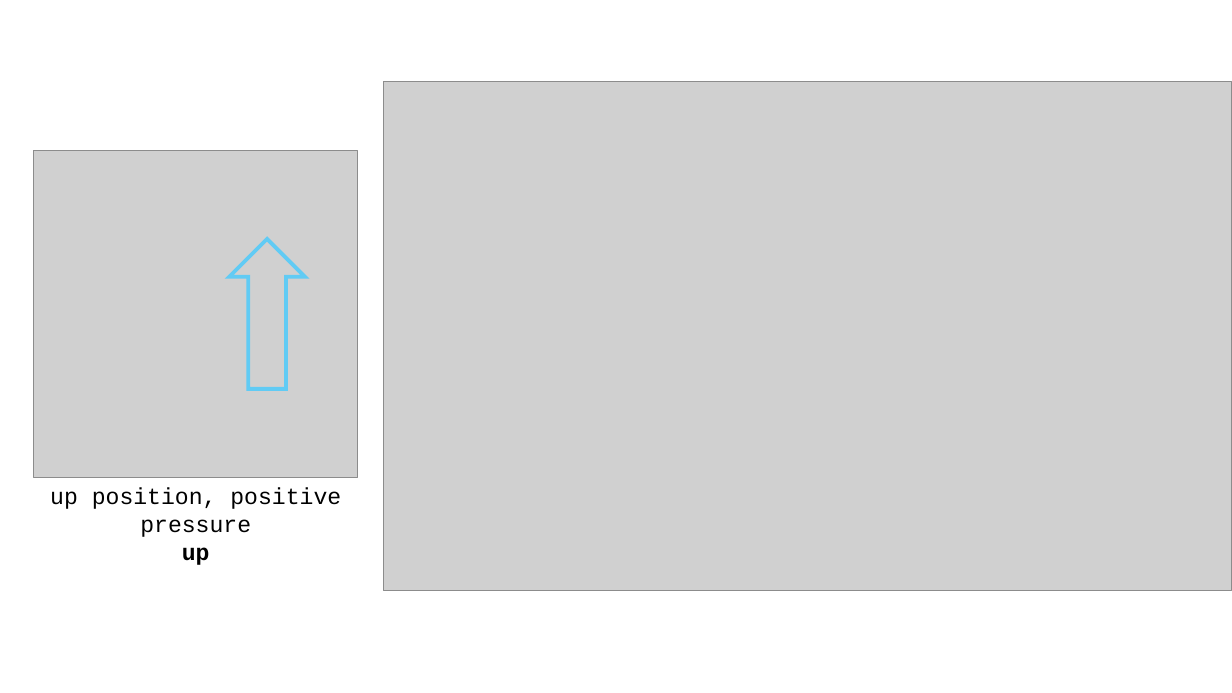
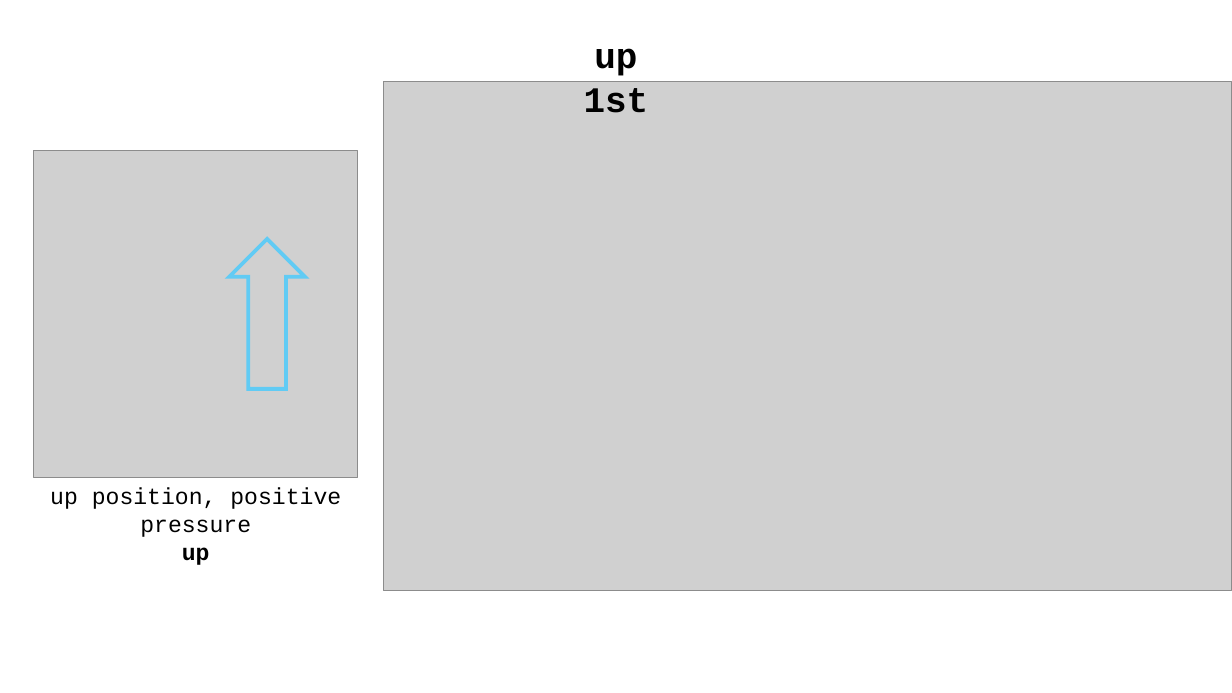
Before and after one commit to OJS56/SoftGripper, a slide deck: slide 8 of Soft_Finger_0731.pptx. Drawn at 1232x693 pixels with LibreOffice and Linux fonts; fonts in the diff are those of the drawing; grey boxes stand for pictures. Boxes give left, top, right and bottom in pixels: in the first picture for what was removed or moved away, otherwise in the second. Text is boxed around its words. In the diff, an @@ line names an element or a change of style, - is before the commit and + after.

```diff
--- a/Soft_Finger_0731.pptx
+++ b/Soft_Finger_0731.pptx
@@ text added at [584,48,649,113], 28 pt, text #000000, bold @@
+up 1st
```
Also in this commit, not shown: 5 other slides changed, 1 slide added, 1 slide removed.
